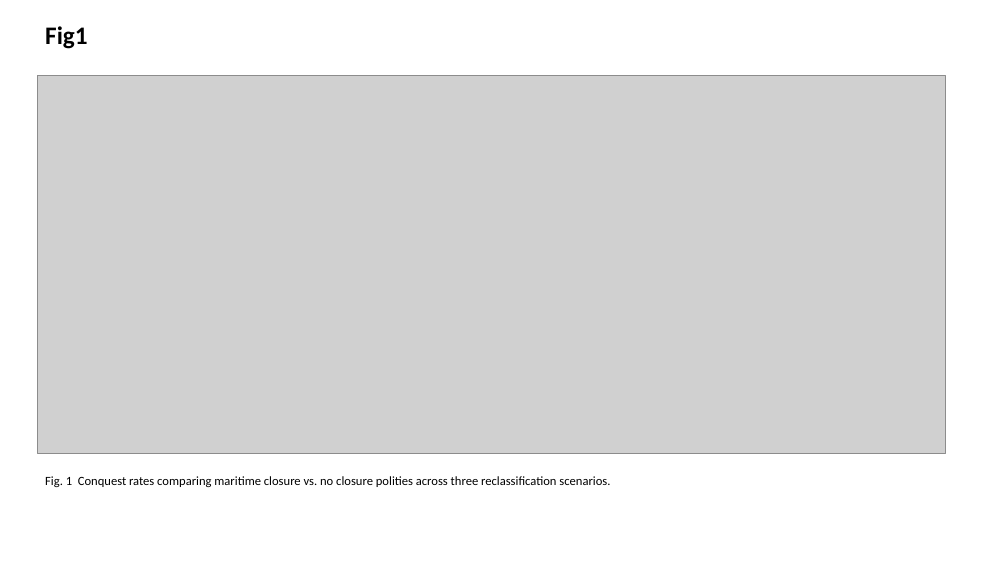
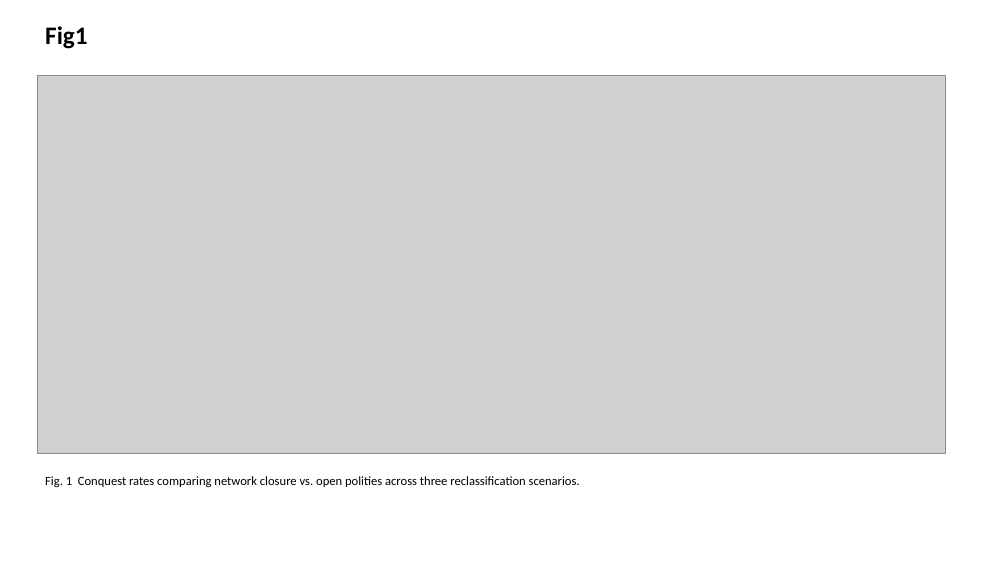
Before and after one commit to bougtoir/beyond-gdp-national-power, a slide deck: slide 1 of manuscript/figures_pptx.pptx. Drawn at 1008x567 pixels with LibreOffice and Linux fonts; fonts in the diff are those of the drawing; grey boxes stand for pictures. Boxes give left, top, right and bottom in pixels: in the first picture for what was removed or moved away, otherwise in the second. Text is boxed around its words. In the diff, an @@ line names an element or a change of style, - is before the commit and + after.

```diff
--- a/manuscript/figures_pptx.pptx
+++ b/manuscript/figures_pptx.pptx
@@ text at [45,476,580,487]: text changed @@
-Fig. 1 Conquest rates comparing maritime closure vs. no closure polities across three reclassification scenarios.
+Fig. 1 Conquest rates comparing network closure vs. open polities across three reclassification scenarios.
```
Also in this commit, not shown: 1 other slide changed, 8 other files.
